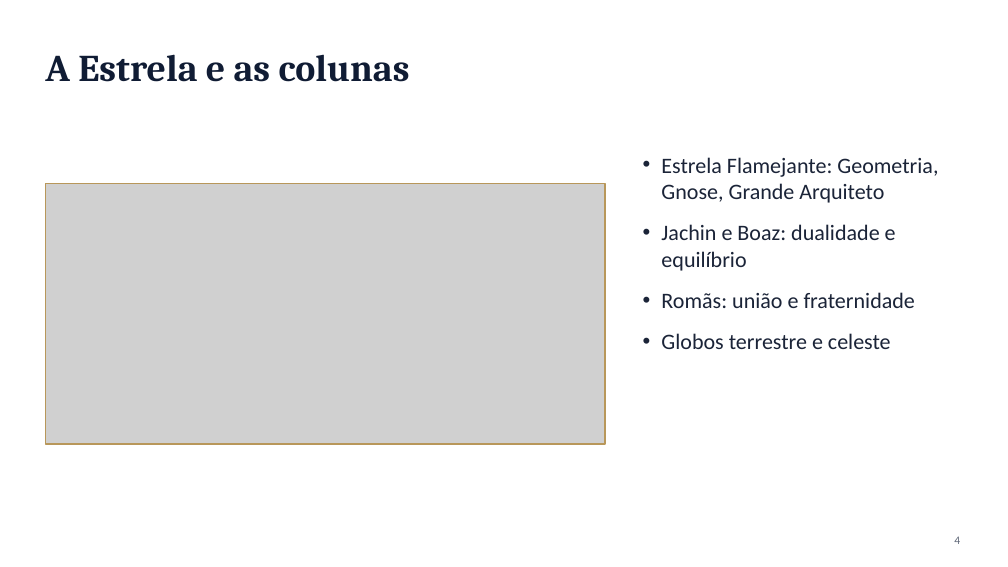
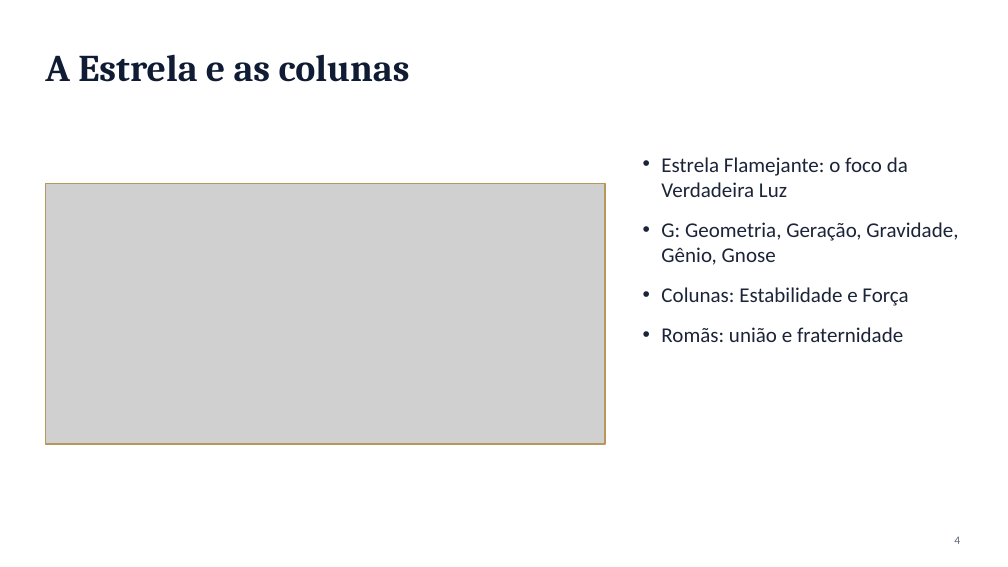
Before and after one commit to Giofm86/Claude, a slide deck: slide 4 of Inc 3/Painel_Companheiro_apresentacao.pptx. Drawn at 1008x567 pixels with LibreOffice and Linux fonts; fonts in the diff are those of the drawing; grey boxes stand for pictures. Boxes give left, top, right and bottom in pixels: in the first picture for what was removed or moved away, otherwise in the second. Text is boxed around its words. In the diff, an @@ line names an element or a change of style, - is before the commit and + after.

```diff
--- a/Inc 3/Painel_Companheiro_apresentacao.pptx
+++ b/Inc 3/Painel_Companheiro_apresentacao.pptx
@@ text at [661,157,958,306]: text changed; size 21 to 20 pt @@
-• Estrela Flamejante: Geometria, Gnose, Grande Arquiteto
-• Jachin e Boaz: dualidade e equilíbrio
+• Estrela Flamejante: o foco da Verdadeira Luz
+• G: Geometria, Geração, Gravidade, Gênio, Gnose
+• Colunas: Estabilidade e Força
@@ text at [661,327,903,342]: size 21 to 20 pt in "Romãs: união e fraternidade" @@
@@ text at [661,333,891,349]: paragraph removed @@
-• Globos terrestre e celeste
```
Also in this commit, not shown: 2 other slides changed, 1 slide added, 1 slide removed, 4 other files.
